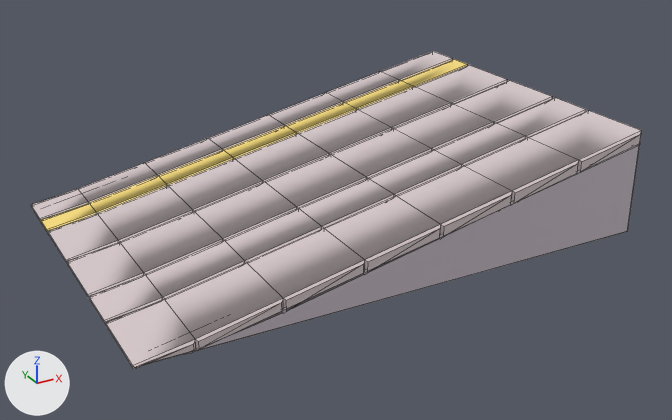
Before and after pictures for a commit that changed the FBX model Assets/Art/Models/Environment/Station/Platform/Platform_Ramp_Start.fbx.
Camera for both pictures: a camera (50 mm lens) standing at (-1.52, -11.04, 3.88) and looking at (2.56, -3.61, 0.17). The lights are fixed; the arrows at lower left show +X, +Y and +Z. The picture after the commit comes second. Mesh edges are drawn as thin lines. Where no turn or scale is listed for an object, it has been applied to the vertices. Vertices at exactly the same position are counted once.
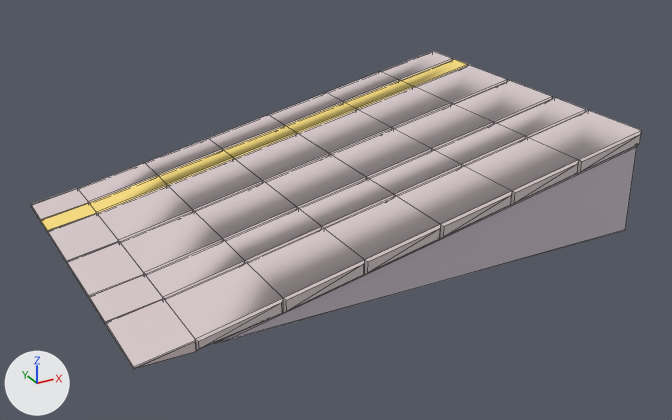
Location of each change, (x1, y1, x2, y2) in pixels of the pictures (672 x 420 px):
'Mesh', reshaped: before (31, 51, 641, 368); after (31, 51, 641, 369)
part 1 of me_mesh, added: after (215, 146, 637, 343)
part 2 of me_mesh, rebuilt (not visible afterwards): before (40, 199, 189, 325)
part 3 of me_mesh, added: after (31, 188, 197, 369)
part 4 of me_mesh, cut back: before (31, 144, 640, 368)

What changed in the scene script:
```text
Change me_mesh:
    used by ob_mesh; location = (0.0, 0.0, 0.0)
    remove me_mesh.from_pydata(...)  # 446 vertices, 621 faces; spans x 0.0..5.0, y -5.15..-1.65, z 0.0..1.05
    add me_mesh.from_pydata(...)  # 478 vertices, 635 faces; spans x 0.0..5.0, y -5.15..-1.65, z 0.0..1.05
    me_mesh part 1: the loose piece of 12 vertices spanning x 0.4..5.0, y -5.15..-4.93, z 0.0..0.94 is copied, and the copy is scaled about its middle by (0.942, 0.752, 0.967), then moved by (0.13, 0.01, -0.02); it spans x 0.67..5.0, y -5.12..-4.95, z 0.0..0.91
    me_mesh part 2: the loose piece of 6 vertices spanning x 0.0..5.0, y -5.0..-1.8, z 0.0..0.95 is rebuilt with 8 vertices and now spans x 0.48..5.0, y -4.4..-2.1, z 0.0..0.95
    me_mesh part 3: a new loose piece of 80 vertices spanning x 0.0..0.5, y -5.15..-1.65, z 0.0..0.11
    me_mesh part 4
    78 vertices are removed from x 0.0..5.0, y -5.15..-1.65, z 0.0..0.94
    106 faces are deleted
    4 vertices are added at (0.67, -1.85, 0.0), (5.0, -1.85, 0.91), (0.67, -4.95, 0.0), (5.0, -4.95, 0.91)
    5 new faces join them, mat_m_stn_stonedark (light grey #c8bec8)
    other edits to the shape of me_mesh do not show in these pictures
```
